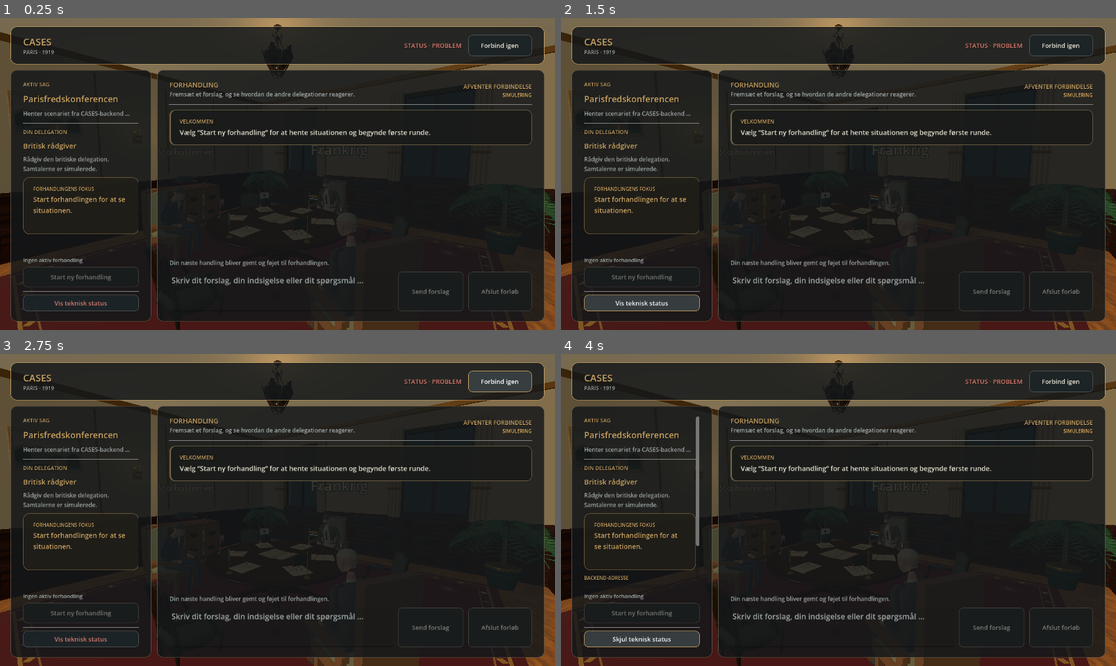
Above: before the commit, frames 1-4 (two rows, left to right).
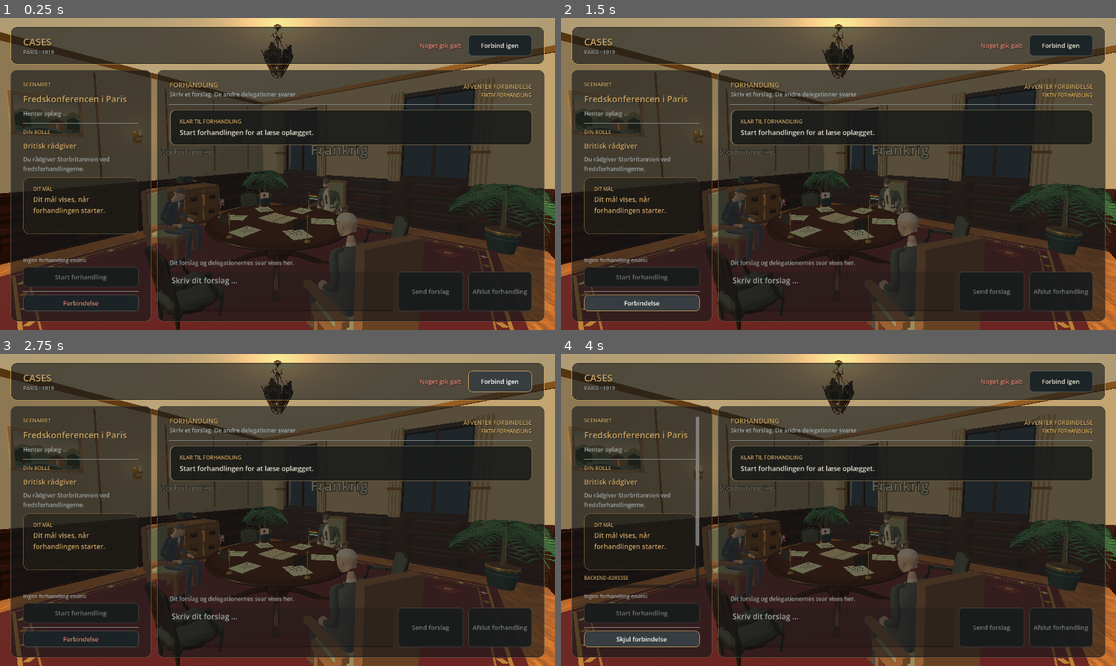
Above: after the commit, the same moments.

Repository: IdehistorieCases/Cases-GUI
Game: Godot game, scene res://scenes/game_client.tscn
Same seed, same stepped clock (60 frames per second), same inputs: the game is played once before the commit and once after it.
Inputs:
- Up to frame 1 (0.25 s): no input
- Up to frame 2 (1.5 s): click "Vis teknisk status" (after the commit: "Forbindelse") at 0.5 s; click "Skjul teknisk status" (after the commit: "Skjul forbindelse") at 1.25 s
- Up to frame 3 (2.75 s): click "Forbind igen" at 2 s
- Up to frame 4 (4 s): click "Forbind igen" at 2.75 s; click "Vis teknisk status" (after the commit: "Forbindelse") at 3.5 s

The runs differ from the first frame. In frame 1, 56% of the frame differs, in the area x 0-100%, y 0-100%; in frame 2, 56%; in frame 3, 56%; in frame 4, 55%.

Commit message:
Brighten Versailles room and refine UI copy

Diff:
--- a/godot/scenes/versailles_room.tscn
+++ b/godot/scenes/versailles_room.tscn
@@ -234,7 +234,7 @@
 background_color = Color(0.11, 0.14, 0.18, 1)
 ambient_light_source = 2
 ambient_light_color = Color(0.79, 0.74, 0.63, 1)
-ambient_light_energy = 0.72
+ambient_light_energy = 1.2
 
 [node name="VersaillesRoom" type="Node3D" unique_id=1066995368]
 
@@ -658,14 +658,14 @@
 [node name="SoftWindowLight" type="DirectionalLight3D" parent="Lighting" unique_id=1880267215]
 transform = Transform3D(0.8571673, 0.30995762, -0.41132772, 0, 0.79863554, 0.601815, 0.5150381, -0.51585615, 0.6845643, 0, 0, 0)
 light_color = Color(1, 0.88, 0.7, 1)
-light_energy = 0.68
+light_energy = 1.2
 
 [node name="WarmChandelierLight" type="OmniLight3D" parent="Lighting" unique_id=365593685]
 transform = Transform3D(1, 0, 0, 0, 1, 0, 0, 0, 1, 0, 3.48, 0)
 light_color = Color(1, 0.78, 0.48, 1)
-light_energy = 0.32
-omni_range = 7.5
-omni_attenuation = 1.6
+light_energy = 0.8
+omni_range = 9.0
+omni_attenuation = 1.4
 
 [node name="Anchors" type="Node3D" parent="." unique_id=1847559052]
 
--- a/godot/scripts/game_client.gd
+++ b/godot/scripts/game_client.gd
@@ -196,7 +196,7 @@
 	canvas.add_child(screen)
 
 	var scrim := ColorRect.new()
-	scrim.color = Color(0.025, 0.035, 0.043, 0.18)
+	scrim.color = Color(0.025, 0.035, 0.043, 0.03)
 	scrim.mouse_filter = Control.MOUSE_FILTER_IGNORE
 	scrim.set_anchors_and_offsets_preset(Control.PRESET_FULL_RECT)
 	screen.add_child(scrim)
@@ -302,21 +302,21 @@
 	column.add_theme_constant_override("separation", 9)
 	scroll.add_child(column)
 
-	column.add_child(_make_label("AKTIV SAG", 11, COLOR_GOLD, true))
-	_scenario_title_label = _make_label("Parisfredskonferencen", 18, COLOR_TEXT, true)
+	column.add_child(_make_label("SCENARIET", 11, COLOR_GOLD, true))
+	_scenario_title_label = _make_label("Fredskonferencen i Paris", 18, COLOR_TEXT, true)
 	column.add_child(_scenario_title_label)
 	_scenario_summary_label = _make_label(
-		"Henter scenariet fra CASES-backend …",
+		"Henter oplæg …",
 		12,
 		COLOR_MUTED
 	)
 	column.add_child(_scenario_summary_label)
 	column.add_child(_make_separator())
-	column.add_child(_make_label("DIN DELEGATION", 11, COLOR_GOLD, true))
+	column.add_child(_make_label("DIN ROLLE", 11, COLOR_GOLD, true))
 	_role_title_label = _make_label("Britisk rådgiver", 15, COLOR_TEXT, true)
 	column.add_child(_role_title_label)
 	_role_intro_label = _make_label(
-		"Rådgiv den britiske delegation. Samtalerne er simulerede.",
+		"Du rådgiver Storbritannien ved fredsforhandlingerne.",
 		12,
 		COLOR_MUTED
 	)
@@ -333,9 +333,9 @@
 	var briefing_column := VBoxContainer.new()
 	briefing_column.add_theme_constant_override("separation", 5)
 	briefing_margin.add_child(briefing_column)
-	briefing_column.add_child(_make_label("FORHANDLINGENS FOKUS", 10, COLOR_GOLD, true))
+	briefing_column.add_child(_make_label("DIT MÅL", 10, COLOR_GOLD, true))
 	_briefing_tension_label = _make_label(
-		"Start forhandlingen for at se situationen.",
+		"Dit mål vises, når forhandlingen starter.",
 		14,
 		COLOR_TEXT,
 		true
@@ -366,15 +366,15 @@
 	actions.name = "NegotiationActions"
 	actions.add_theme_constant_override("separation", 6)
 	sidebar_layout.add_child(actions)
-	_session_id_label = _make_label("Ingen aktiv forhandling", 11, COLOR_MUTED)
+	_session_id_label = _make_label("Ingen forhandling endnu", 11, COLOR_MUTED)
 	actions.add_child(_session_id_label)
 
-	_new_session_button = _make_button("Start ny forhandling", true)
+	_new_session_button = _make_button("Start forhandling", true)
 	_new_session_button.custom_minimum_size = Vector2(0, 42)
 	_new_session_button.pressed.connect(_start_new_session)
 	actions.add_child(_new_session_button)
 
-	_resume_button = _make_button("Genoptag gemt forhandling", false)
+	_resume_button = _make_button("Fortsæt gemt spil", false)
 	_resume_button.custom_minimum_size = Vector2(0, 38)
 	_resume_button.pressed.connect(_resume_saved_session)
 	actions.add_child(_resume_button)
@@ -391,7 +391,7 @@
 	_retry_turn_button.pressed.connect(_retry_turn)
 	actions.add_child(_retry_turn_button)
 
-	_connection_toggle_button = _make_button("Vis teknisk status", false)
+	_connection_toggle_button = _make_button("Forbindelse", false)
 	_connection_toggle_button.custom_minimum_size = Vector2(0, 34)
 	_connection_toggle_button.pressed.connect(_toggle_connection_details)
 	actions.add_child(_make_separator())
@@ -424,7 +424,7 @@
 	title_block.size_flags_horizontal = Control.SIZE_EXPAND_FILL
 	title_block.add_theme_constant_override("separation", 1)
 	title_block.add_child(_make_label("FORHANDLING", 14, COLOR_GOLD, true))
-	title_block.add_child(_make_label("Fremsæt et forslag, og se hvordan de andre delegationer reagerer.", 12, COLOR_MUTED))
+	title_block.add_child(_make_label("Skriv et forslag. De andre delegationer svarer.", 12, COLOR_MUTED))
 	top.add_child(title_block)
 
 	var status_block := VBoxContainer.new()
@@ -433,10 +433,10 @@
 	status_block.add_theme_constant_override("separation", 2)
 	status_block.alignment = BoxContainer.ALIGNMENT_END
 	top.add_child(status_block)
-	_turn_status_label = _make_label("INGEN AKTIV RUNDE", 12, COLOR_GOLD, true)
+	_turn_status_label = _make_label("KLAR TIL START", 12, COLOR_GOLD, true)
 	_turn_status_label.horizontal_alignment = HORIZONTAL_ALIGNMENT_RIGHT
 	status_block.add_child(_turn_status_label)
-	_simulation_badge = _make_label("SIMULERING", 10, COLOR_AMBER, true)
+	_simulation_badge = _make_label("FIKTIV FORHANDLING", 10, COLOR_AMBER, true)
 	_simulation_badge.horizontal_alignment = HORIZONTAL_ALIGNMENT_RIGHT
 	status_block.add_child(_simulation_badge)
 
@@ -456,13 +456,13 @@
 	_transcript_column.add_theme_constant_override("separation", 9)
 	transcript_scroll.add_child(_transcript_column)
 	_add_message(
-		"VELKOMMEN",
-		"Vælg “Start ny forhandling” for at hente situationen og begynde første runde.",
+		"KLAR TIL FORHANDLING",
+		"Start forhandlingen for at læse oplægget.",
 		"system"
 	)
 
 	_next_prompt_label = _make_label(
-		"Din næste handling bliver gemt og føjet til forhandlingen.",
+		"Dit forslag og delegationernes svar vises her.",
 		12,
 		COLOR_MUTED
 	)
@@ -479,7 +479,7 @@
 	_composer.name = "ProposalComposer"
 	_composer.custom_minimum_size = Vector2(0, 82)
 	_composer.size_flags_horizontal = Control.SIZE_EXPAND_FILL
-	_composer.placeholder_text = "Skriv dit forslag, din indsigelse eller dit spørgsmål …"
+	_composer.placeholder_text = "Skriv dit forslag …"
 	_composer.wrap_mode = TextEdit.LINE_WRAPPING_BOUNDARY
 	_composer.add_theme_color_override("font_color", COLOR_TEXT)
 	_composer.add_theme_color_override("font_placeholder_color", COLOR_MUTED)
@@ -495,12 +495,12 @@
 
 	_send_button = _make_button("Send forslag", true)
 	_send_button.name = "SendProposalButton"
-	_send_button.tooltip_text = "Send dit forslag til den aktive forhandling."
+	_send_button.tooltip_text = "Send forslaget til de andre delegationer."
 	_send_button.custom_minimum_size = Vector2(136, 82)
 	_send_button.pressed.connect(_submit_turn)
 	_composer_row.add_child(_send_button)
 
-	_complete_button = _make_button("Afslut forløb", false)
+	_complete_button = _make_button("Afslut forhandling", false)
 	_complete_button.name = "CompleteSessionButton"
 	_complete_button.tooltip_text = "Afslut forhandlingen og gå til refleksionen."
 	_complete_button.custom_minimum_size = Vector2(132, 82)
@@ -521,7 +521,7 @@
 	var results_column := VBoxContainer.new()
 	results_column.add_theme_constant_override("separation", 6)
 	results_margin.add_child(results_column)
-	_results_status_label = _make_label("Afsluttende resultat", 12, COLOR_GOLD, true)
+	_results_status_label = _make_label("REFLEKSION", 12, COLOR_GOLD, true)
 	_results_status_label.name = "ReflectionStatus"
 	results_column.add_child(_results_status_label)
 	_results_scroll = ScrollContainer.new()
@@ -535,7 +535,7 @@
 	_results_content.size_flags_horizontal = Control.SIZE_EXPAND_FILL
 	_results_content.add_theme_constant_override("separation", 8)
 	_results_scroll.add_child(_results_content)
-	_retry_reflection_button = _make_button("Prøv refleksionen igen", false)
+	_retry_reflection_button = _make_button("Hent refleksion igen", false)
 	_retry_reflection_button.name = "RetryReflectionButton"
 	_retry_reflection_button.custom_minimum_size = Vector2(0, 34)
 	_retry_reflection_button.visible = false
@@ -570,7 +570,7 @@
 func _make_panel(background: Color, border: Color) -> PanelContainer:
 	var panel := PanelContainer.new()
 	var hud_background := background
-	hud_background.a = minf(hud_background.a, 0.82)
+	hud_background.a = minf(hud_background.a, 0.62)
 	panel.add_theme_stylebox_override("panel", _make_style(hud_background, border, 12))
 	return panel
 
@@ -709,16 +709,21 @@
 
 func _update_scenario_labels() -> void:
 	var metadata: Dictionary = _scenario.get("metadata", {})
-	var full_title := str(metadata.get("title", "Parisfredskonferencen")).strip_edges()
-	var title_separator := full_title.find(":")
-	_scenario_title_label.text = (
-		full_title.substr(0, title_separator).strip_edges()
-		if title_separator >= 0
-		else full_title
-	)
-	_scenario_title_label.tooltip_text = full_title
-	_scenario_summary_label.text = str(
-		metadata.get("summary", "Forhandlinger ved fredskonferencen i Paris i 1919.")
+	var full_title := str(metadata.get("title", "Fredskonferencen i Paris")).strip_edges()
+	var is_versailles := SCENARIO_SLUG == "versailles-1919"
+	var display_title := full_title
+	if is_versailles:
+		display_title = "Fredskonferencen i Paris"
+	else:
+		var title_separator := full_title.find(":")
+		if title_separator >= 0:
+			display_title = full_title.substr(0, title_separator).strip_edges()
+	_scenario_title_label.text = display_title
+	_scenario_title_label.tooltip_text = "Paris, 1919" if is_versailles else full_title
+	_scenario_summary_label.text = (
+		"Paris, 1919. Forhandl om, hvordan freden skal se ud efter krigen."
+		if is_versailles
+		else str(metadata.get("summary", "Samtalerne tager udgangspunkt i fredsforhandlingerne i Paris."))
 	)
 	_player_role = {}
 	var roles: Array = _scenario.get("roles", [])
@@ -727,17 +732,20 @@
 			_player_role = role
 			break
 	if not _player_role.is_empty():
-		_role_title_label.text = str(_player_role.get("title", "Britisk rådgiver"))
-		_role_intro_label.text = str(
-			_player_role.get(
-				"introduction",
-				"Du er rådgiver ved fredsforhandlingerne i Paris."
-			)
+		_role_title_label.text = (
+			"Britisk rådgiver"
+			if is_versailles
+			else str(_player_role.get("title", "Britisk rådgiver"))
+		)
+		_role_intro_label.text = (
+			"Du rådgiver Storbritannien ved fredsforhandlingerne."
+			if is_versailles
+			else str(_player_role.get("introduction", "Du rådgiver en delegation ved fredsforhandlingerne."))
 		)
 		_role_intro_label.add_theme_font_size_override("font_size", 12)
 	else:
-		_role_title_label.text = "Den faste britiske rolle mangler"
-		_role_intro_label.text = "Backend-scenariet indeholder ikke den forventede spillerrolle."
+		_role_title_label.text = "Den britiske rolle mangler"
+		_role_intro_label.text = "Tjek, at scenariet er hentet korrekt fra serveren."
 
 
 func _start_new_session() -> void:
@@ -1876,15 +1884,16 @@
 
 func _update_briefing_labels() -> void:
 	if _opening.is_empty():
-		_briefing_tension_label.text = "Start forhandlingen for at se situationen."
+		_briefing_tension_label.text = "Dit mål vises, når forhandlingen starter."
 		_briefing_goal_label.text = ""
-		_simulation_badge.text = "SIMULATION"
+		_simulation_badge.text = "FIKTIV FORHANDLING"
 		return
 	var tension := str(_opening.get("immediate_tension", ""))
-	var goal := str(_opening.get("player_goal", ""))
+	var goal := str(_opening.get("player_goal", "")).strip_edges()
+	goal = goal.trim_prefix("Dit mål:").strip_edges()
 	_briefing_tension_label.text = tension if not tension.is_empty() else "Åbningen er klar."
-	_briefing_goal_label.text = "Dit mål: " + goal if not goal.is_empty() else ""
-	_simulation_badge.text = "SIMULERET · IKKE HISTORISK CITAT"
+	_briefing_goal_label.text = goal
+	_simulation_badge.text = "FIKTIV DIALOG"
 
 
 func _update_session_label() -> void:
@@ -1900,13 +1909,13 @@
 
 	var record := _current_record()
 	if record.is_empty():
-		_session_id_label.text = "Ingen aktiv forhandling"
+		_session_id_label.text = "Ingen forhandling endnu"
 		return
 	var session_id := str(record.get("session_id", ""))
 	if session_id.is_empty():
-		_session_id_label.text = "Forhandling oprettes · kan genoptages"
+		_session_id_label.text = "Opretter forhandling …"
 	else:
-		_session_id_label.text = "Forhandling · tur %d" % _current_turn_number
+		_session_id_label.text = "Tur %d" % _current_turn_number
 
 
 func _update_controls() -> void:
@@ -1937,7 +1946,7 @@
 		var completion_pending := false
 		if pending_completion is Dictionary:
 			completion_pending = not (pending_completion as Dictionary).is_empty()
-		_complete_button.text = "Genforsøg afslutning" if completion_pending else "Afslut forløb"
+		_complete_button.text = "Prøv igen" if completion_pending else "Afslut forhandling"
 		_complete_button.disabled = (
 			_operation_in_progress
 			or not _backend_ready
@@ -1982,7 +1991,7 @@
 		return
 	_connection_details.visible = not _connection_details.visible
 	_connection_toggle_button.text = (
-		"Skjul teknisk status" if _connection_details.visible else "Vis teknisk status"
+		"Skjul forbindelse" if _connection_details.visible else "Forbindelse"
 	)
 
 
@@ -1990,19 +1999,19 @@
 	if _header_status == null:
 		return
 	var color := COLOR_MUTED
-	var short_status := "STATUS · VENTER"
+	var short_status := "Venter"
 	match state:
 		"ok":
 			color = COLOR_GREEN
-			short_status = "STATUS · FORBUNDET"
-			_connect_button.text = "Kontrollér igen"
+			short_status = "Forbundet"
+			_connect_button.text = "Tjek forbindelsen"
 		"working":
 			color = COLOR_AMBER
-			short_status = "STATUS · ARBEJDER"
+			short_status = "Arbejder …"
 			_connect_button.text = "Forbind igen"
 		"error":
 			color = COLOR_RED
-			short_status = "STATUS · PROBLEM"
+			short_status = "Noget gik galt"
 			_connect_button.text = "Forbind igen"
 	_header_status.text = short_status
 	_header_status.tooltip_text = message
